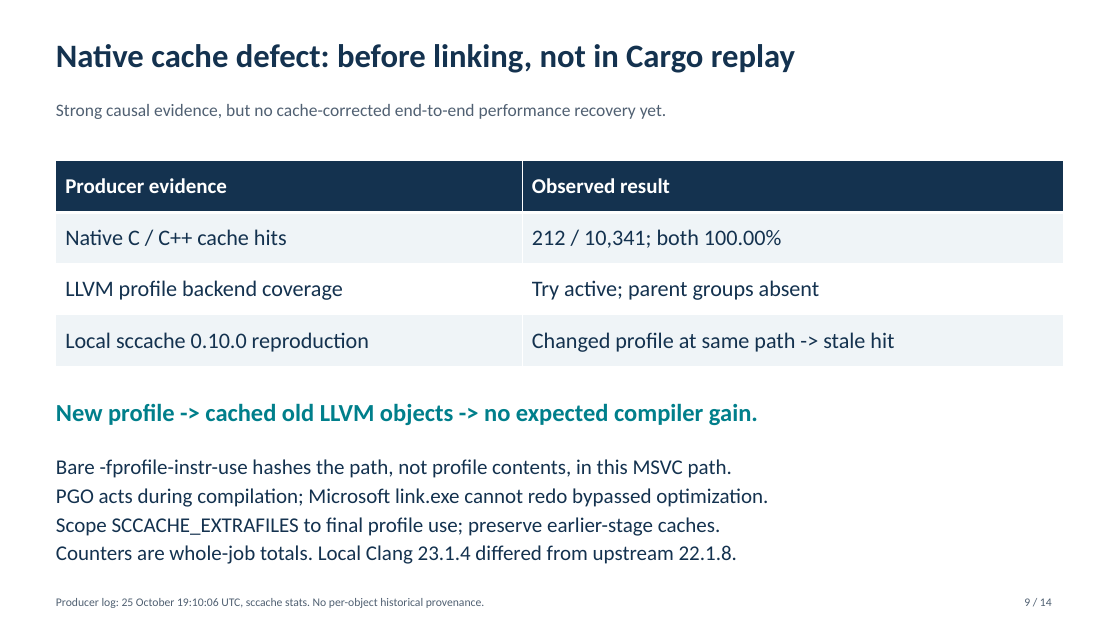
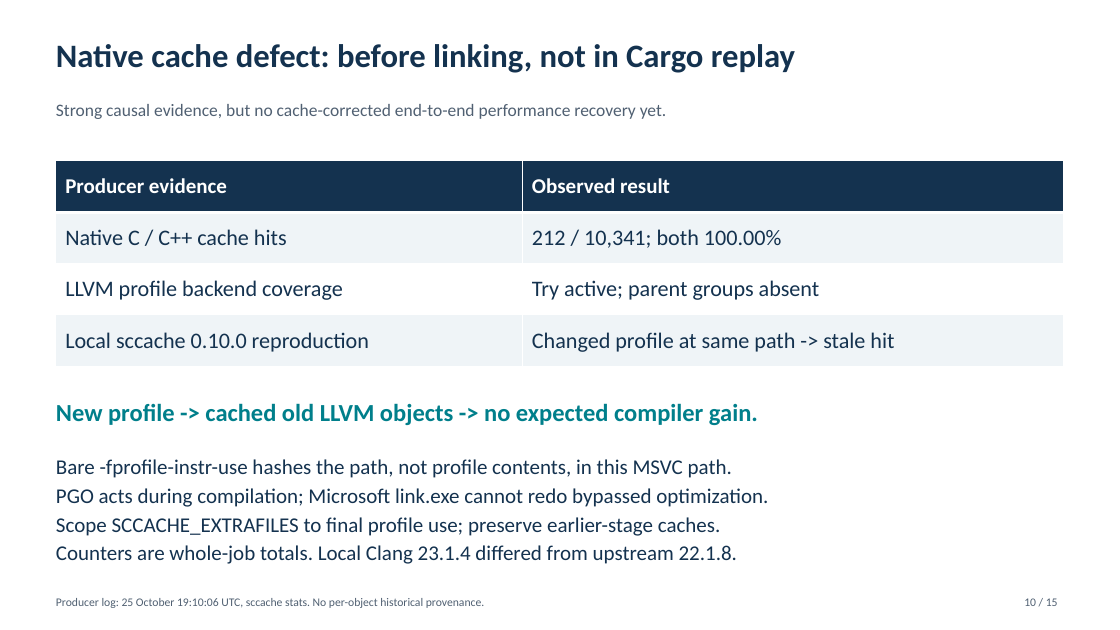
Before and after one commit to marcpems/IronRDP-ci-benchmark, a slide deck: slide 10 of ci-benchmark/matched-release/Rust-Optimization-Summary-Published.pptx (slide 9 before the commit). Drawn at 1120x630 pixels with LibreOffice and Linux fonts; fonts in the diff are those of the drawing. Boxes give left, top, right and bottom in pixels: in the first picture for what was removed or moved away, otherwise in the second. Text is boxed around its words. In the diff, an @@ line names an element or a change of style, - is before the commit and + after.

```diff
--- a/ci-benchmark/matched-release/Rust-Optimization-Summary-Published.pptx
+++ b/ci-benchmark/matched-release/Rust-Optimization-Summary-Published.pptx
@@ text at box(1024, 598, 1058, 606): text changed @@
-9 / 14
+10 / 15
```
Also in this commit, not shown: 13 other slides changed, 1 slide added, 7 other files.
